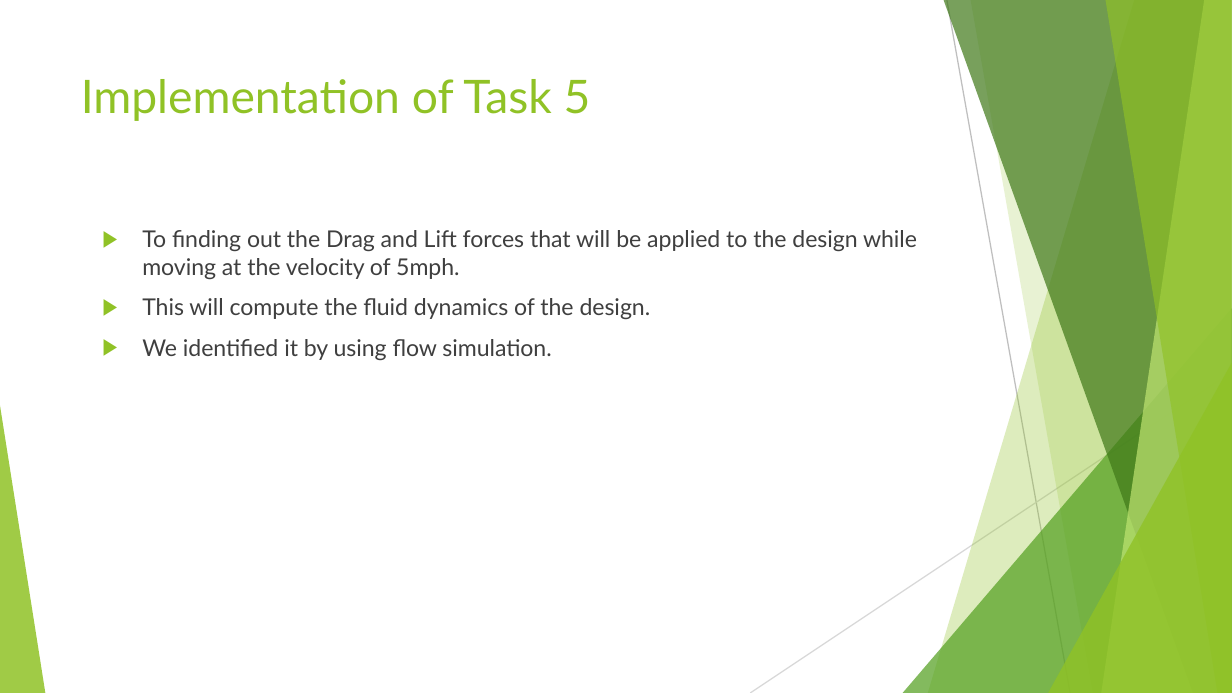
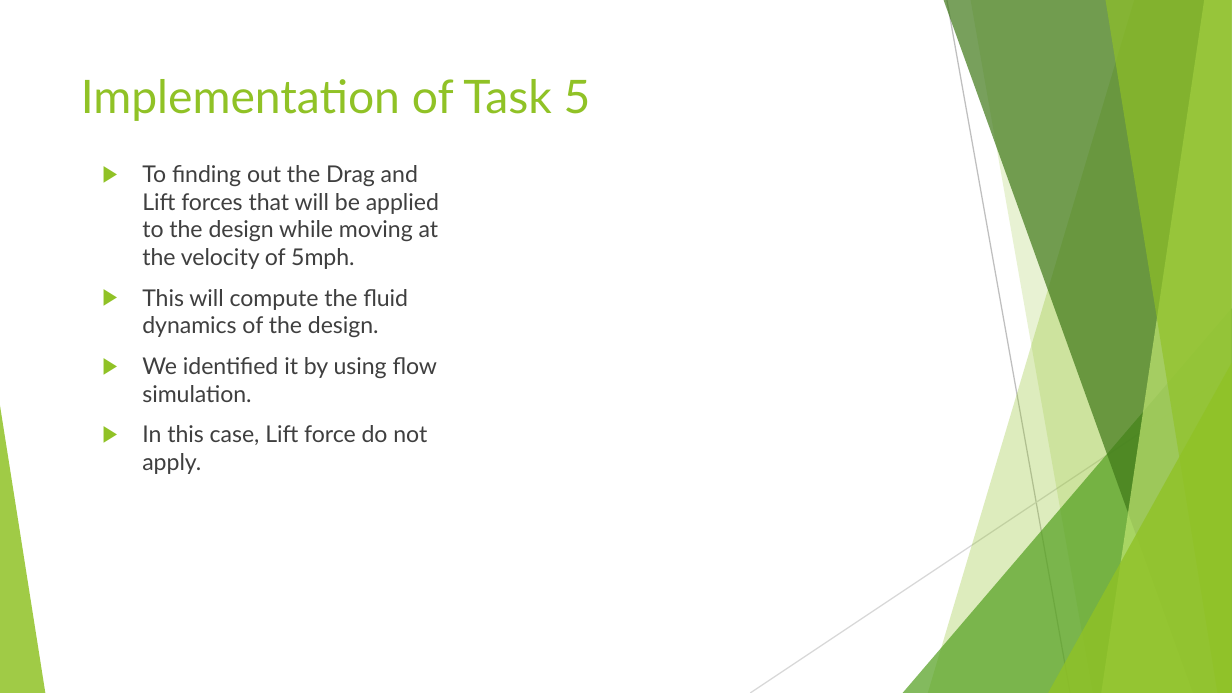
Before and after one commit to mmehmood/senior-design, a slide deck: slide 17 of Final Presentation task 1-6 and 1-5.pptx (slide 27 before the commit). Drawn at 1232x693 pixels with LibreOffice and Linux fonts; fonts in the diff are those of the drawing. Boxes give left, top, right and bottom in pixels: in the first picture for what was removed or moved away, otherwise in the second. Text is boxed around its words. In the diff, an @@ line names an element or a change of style, - is before the commit and + after.

```diff
--- a/Final Presentation task 1-6 and 1-5.pptx
+++ b/Final Presentation task 1-6 and 1-5.pptx
@@ text "To finding out the Drag ...": place and size @@
-text "To finding out the Drag ..." at (142, 230, 917, 360)
+text "To finding out the Drag ..." at (142, 165, 439, 474)
@@ text at (142, 425, 427, 474): paragraph added @@
+▶ In this case, Lift force do not apply.
```
Also in this commit, not shown: 18 other slides changed, 14 slides added, 15 slides removed.
